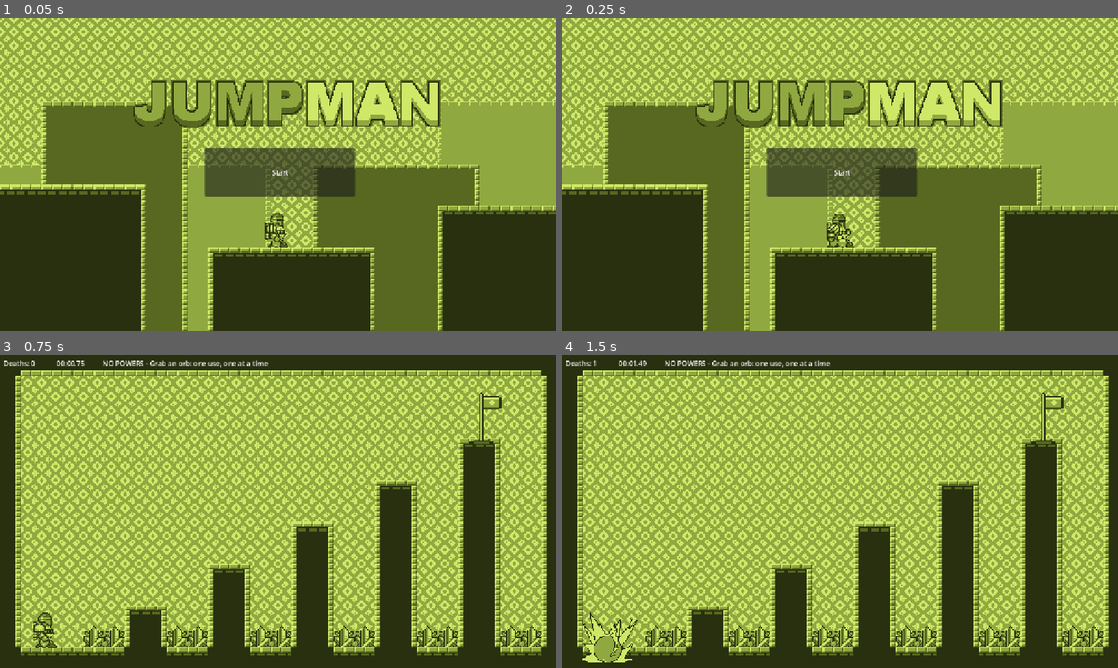
Above: before the commit, frames 1-4 (two rows, left to right).
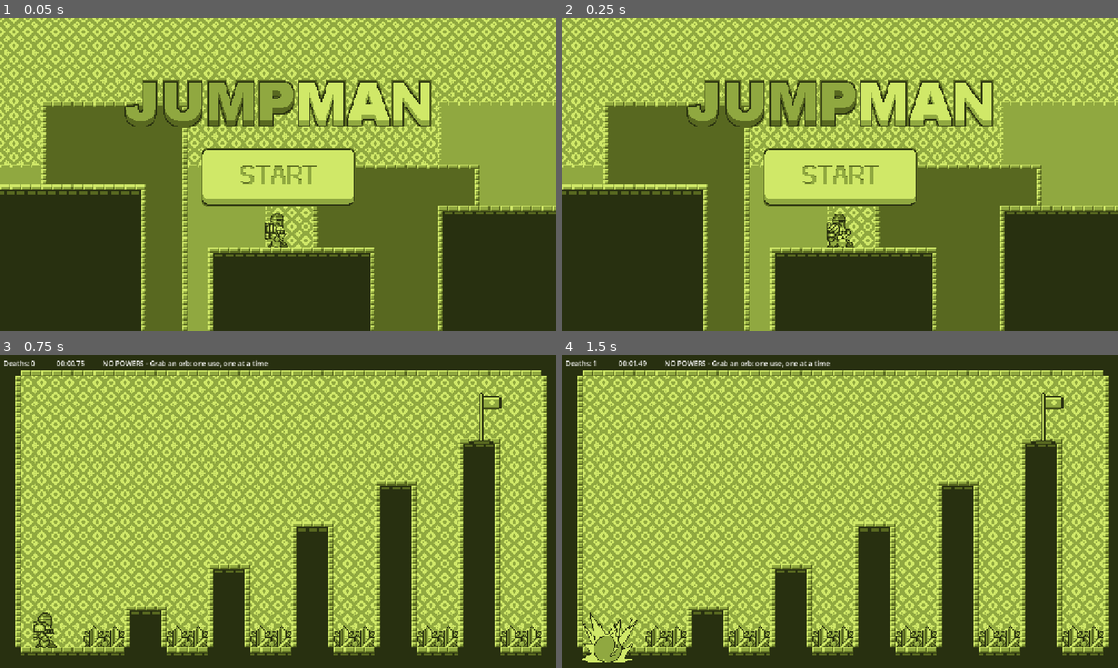
Above: after the commit, the same moments.

Repository: zliebowitz/ld60
Game: Godot game, scene res://scenes/title_screen.tscn
Two runs of this game, one before a commit and one after it. Both use one fixed random seed, a clock stepped at 60 frames per second and the inputs below.
Inputs (mouse positions are in pixels of both pictures, inside the frame that each line leads up to; where the layout moved, square brackets give the same spot in the first picture):
- Up to frame 1 (0.05 s): no input
- Up to frame 2 (0.25 s): no input
- Up to frame 3 (0.75 s): click (278, 514) [278, 508] at 0.5 s
- Up to frame 4 (1.5 s): tap Enter (suicide) at 1.25 s; hold Right (right) from 1.28 s (still down); tap Shift (dash) at 1.35 s

The runs differ from the first frame. In frame 1, 9.2% of the frame differs, in the area x 22-80%, y 19-61%; in frame 2, 9.2%; in frame 3, nothing differs; in frame 4, nothing differs.

Commit message:
Updating the button art in the title screen.

Diff:
--- /dev/null
+++ b/speed-jumper/assets/themes/new_theme.tres
@@ -0,0 +1,3 @@
+[gd_resource type="Theme" format=3 uid="uid://b2uuxlsp2gyj"]
+
+[resource]
--- a/speed-jumper/scenes/title_screen.tscn
+++ b/speed-jumper/scenes/title_screen.tscn
@@ -6,8 +6,11 @@
 [ext_resource type="Texture2D" uid="uid://r6n3igy4aqj4" path="res://assets/images/Tilemap/Background2.png" id="4_3yumr"]
 [ext_resource type="Texture2D" uid="uid://nk1gpkhfot5s" path="res://assets/images/Tilemap/Ground.png" id="5_cs5ya"]
 [ext_resource type="Texture2D" uid="uid://xewsvcjbohfk" path="res://assets/images/Player/Run.png" id="6_e54dn"]
+[ext_resource type="Theme" uid="uid://b2uuxlsp2gyj" path="res://assets/themes/new_theme.tres" id="6_tklts"]
 [ext_resource type="Script" uid="uid://d3inyalxddeqv" path="res://scenes/animated_sprite_2d.gd" id="7_3yumr"]
+[ext_resource type="Texture2D" uid="uid://ltiptblfi34r" path="res://assets/images/Title/ButtonStart.png" id="7_u26n3"]
 [ext_resource type="Texture2D" uid="uid://cp4aakqosimf3" path="res://assets/images/Title/JUMPMAN.png" id="8_cs5ya"]
+[ext_resource type="Texture2D" uid="uid://b1w62o83qbd1o" path="res://assets/images/Title/ButtonStartPressed.png" id="8_u26n3"]
 
 [sub_resource type="TileSetAtlasSource" id="TileSetAtlasSource_e54dn"]
 texture = ExtResource("2_dc4i4")
@@ -85,6 +88,15 @@
 [sub_resource type="TileSet" id="TileSet_tyani"]
 sources/0 = SubResource("TileSetAtlasSource_ib7db")
 
+[sub_resource type="StyleBoxTexture" id="StyleBoxTexture_vkxjq"]
+texture = ExtResource("7_u26n3")
+
+[sub_resource type="StyleBoxTexture" id="StyleBoxTexture_ib7db"]
+texture = ExtResource("8_u26n3")
+
+[sub_resource type="StyleBoxTexture" id="StyleBoxTexture_frs5l"]
+texture = ExtResource("7_u26n3")
+
 [sub_resource type="AtlasTexture" id="AtlasTexture_3yumr"]
 atlas = ExtResource("6_e54dn")
 region = Rect2(0, 0, 32, 40)
@@ -152,11 +164,14 @@
 
 [node name="start_button" type="Button" parent="." unique_id=1376387119]
 layout_mode = 0
-offset_left = 472.0
+offset_left = 463.0
 offset_top = 299.0
-offset_right = 818.0
-offset_bottom = 411.0
-text = "Start"
+offset_right = 819.0
+offset_bottom = 433.0
+theme = ExtResource("6_tklts")
+theme_override_styles/normal = SubResource("StyleBoxTexture_vkxjq")
+theme_override_styles/pressed = SubResource("StyleBoxTexture_ib7db")
+theme_override_styles/hover = SubResource("StyleBoxTexture_frs5l")
 
 [node name="AnimatedSprite2D" type="AnimatedSprite2D" parent="." unique_id=856037948]
 position = Vector2(642, 489)
@@ -166,7 +181,7 @@
 script = ExtResource("7_3yumr")
 
 [node name="Sprite2D" type="Sprite2D" parent="." unique_id=1352168682]
-position = Vector2(659, 198)
+position = Vector2(639, 198)
 scale = Vector2(2, 2)
 texture = ExtResource("8_cs5ya")
 
Binary file added: speed-jumper/assets/images/Title/ButtonStart.png
Not shown, added: speed-jumper/assets/images/Title/ButtonStart.png.import
Binary file added: speed-jumper/assets/images/Title/ButtonStartPressed.png
Not shown, added: speed-jumper/assets/images/Title/ButtonStartPressed.png.import
Not shown, added: graphics/ButtonStart.png
Not shown, added: graphics/ButtonStart.xcf
